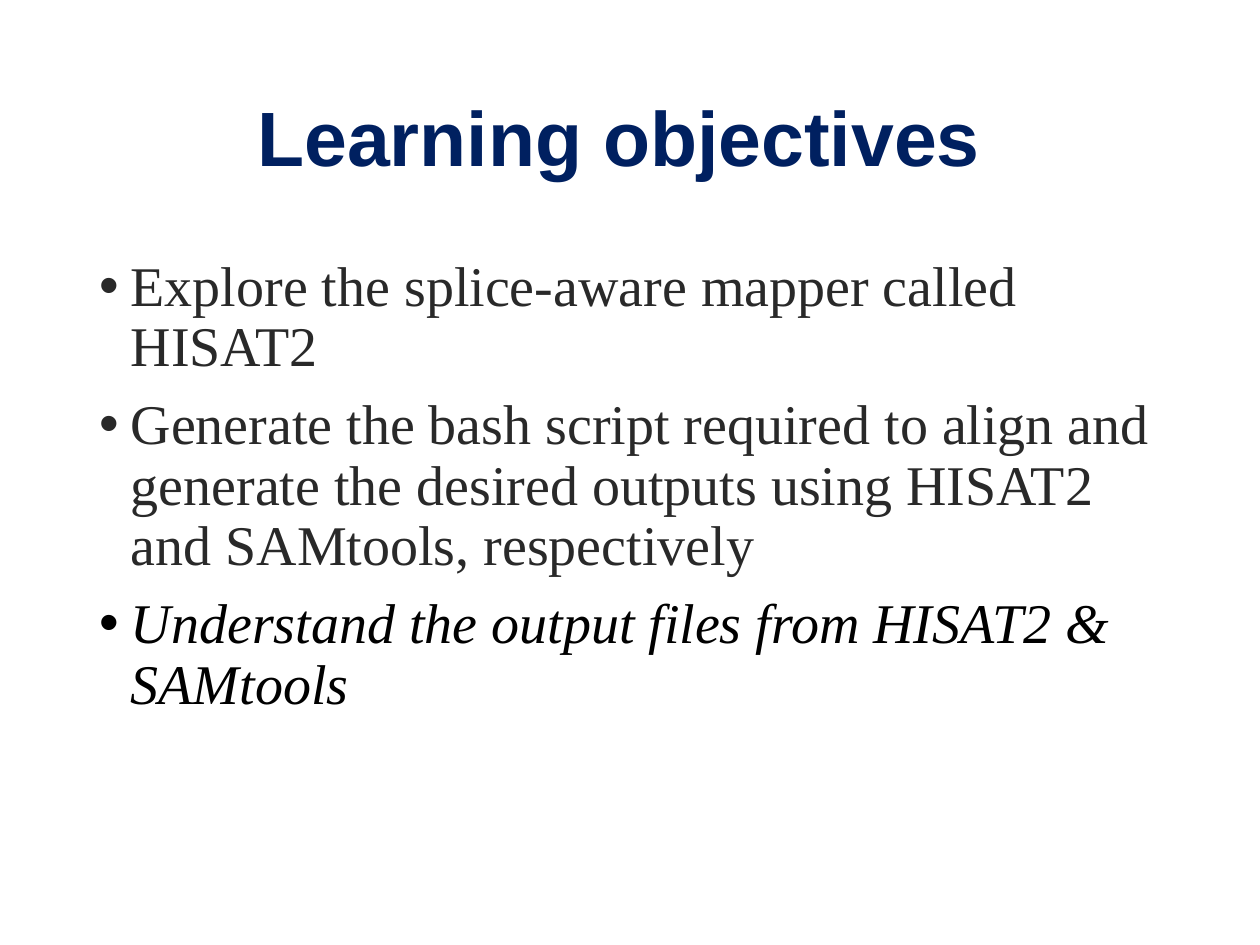
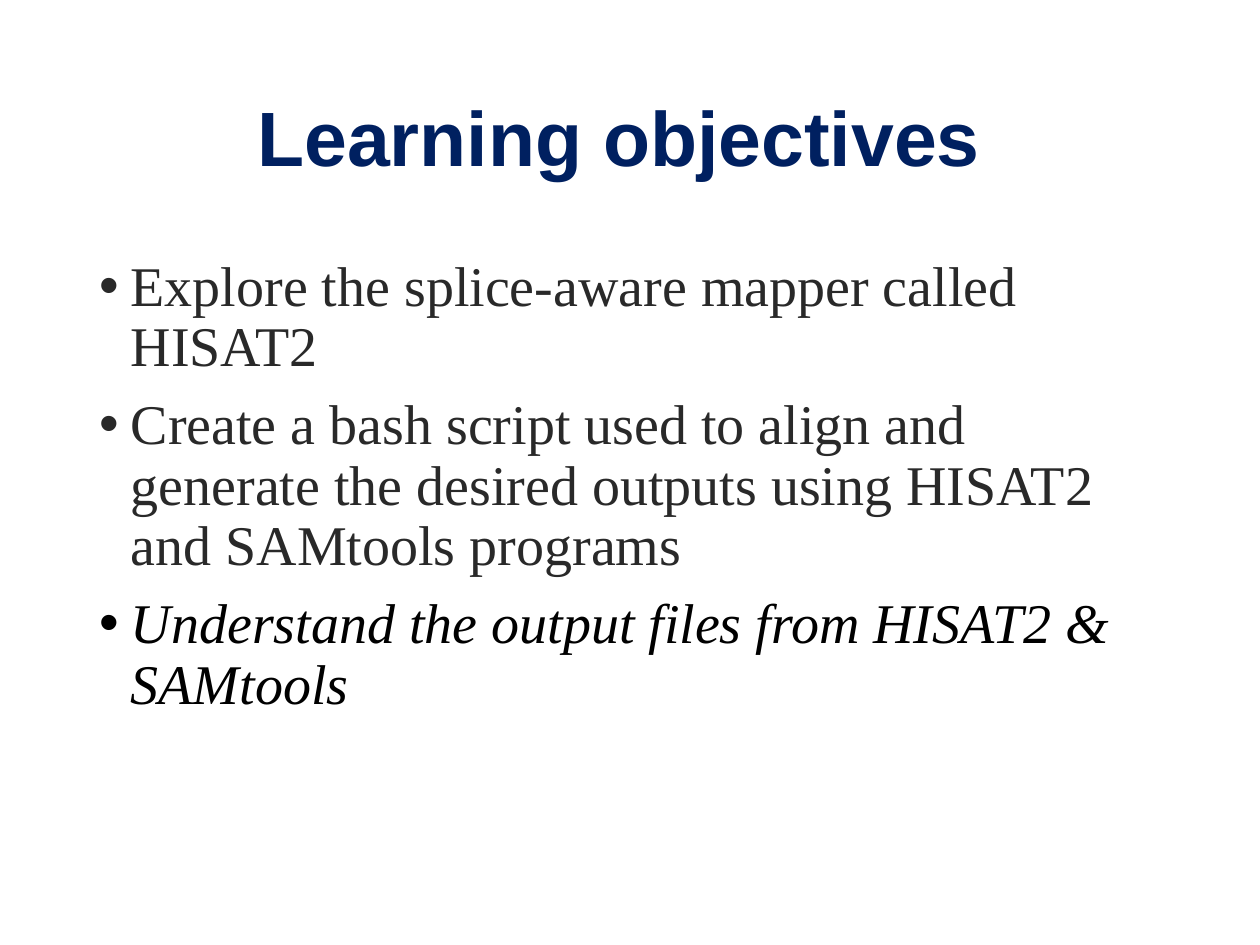
Before and after one commit to PRodriguez19/Intro-to-rnaseq, a slide deck: slide 7 of lectures/Lecture9-MMG232.pptx. Drawn at 1260x945 pixels with LibreOffice and Linux fonts; fonts in the diff are those of the drawing. Boxes give left, top, right and bottom in pixels: in the first picture for what was removed or moved away, otherwise in the second. Text is boxed around its words. In the diff, an @@ line names an element or a change of style, - is before the commit and + after.

```diff
--- a/lectures/Lecture9-MMG232.pptx
+++ b/lectures/Lecture9-MMG232.pptx
@@ text at (x1=131, y1=405, x2=1093, y2=576): text changed @@
-• Generate the bash script required to align and generate the desired outputs using HISAT2 and SAMtools, respectively
+• Create a bash script used to align and generate the desired outputs using HISAT2 and SAMtools programs
```
Also in this commit, not shown: 3 other slides changed, 2 slides added, 5 other files.
